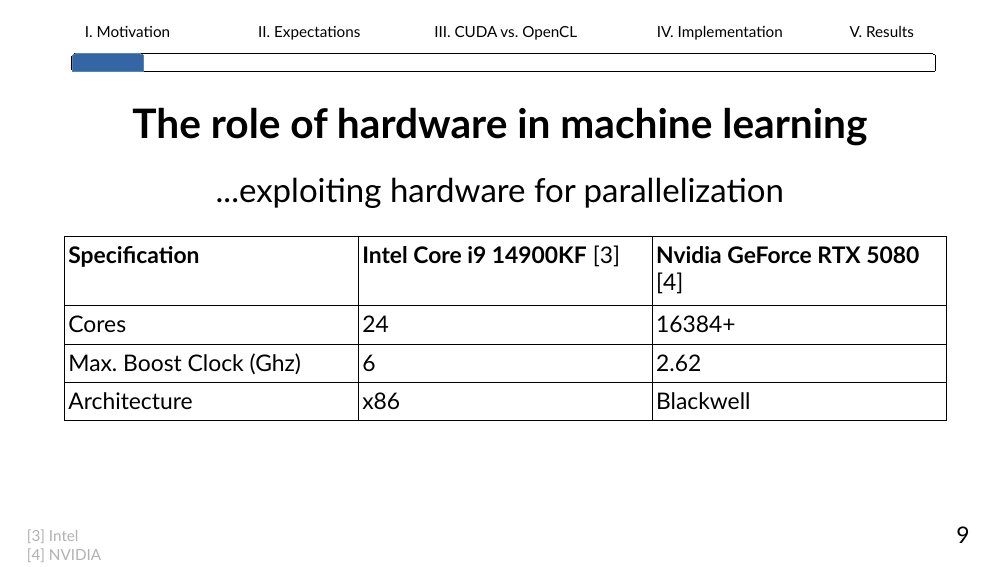
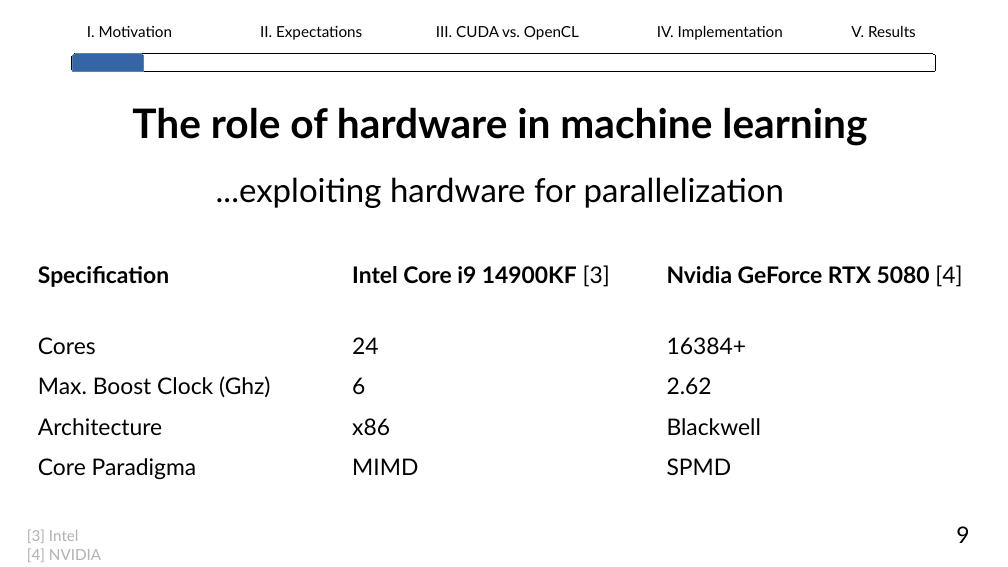
Before and after one commit to lhahner/opti-perf, a slide deck: slide 11 of docs/presentation/final-presentation.odp. Drawn at 1008x567 pixels with LibreOffice and Linux fonts; fonts in the diff are those of the drawing. Boxes give left, top, right and bottom in pixels: in the first picture for what was removed or moved away, otherwise in the second. Text is boxed around its words. In the diff, an @@ line names an element or a change of style, - is before the commit and + after.

```diff
--- a/docs/presentation/final-presentation.odp
+++ b/docs/presentation/final-presentation.odp
@@ table at [28,256,972,483] @@
+row 5: Core Paradigma | MIMD | SPMD
@@ table: place and size @@
-table at [65,236,947,415]
+table at [28,256,972,483]
```
Also in this commit, not shown: 38 other slides changed, 5 slides added, 1 other file.
